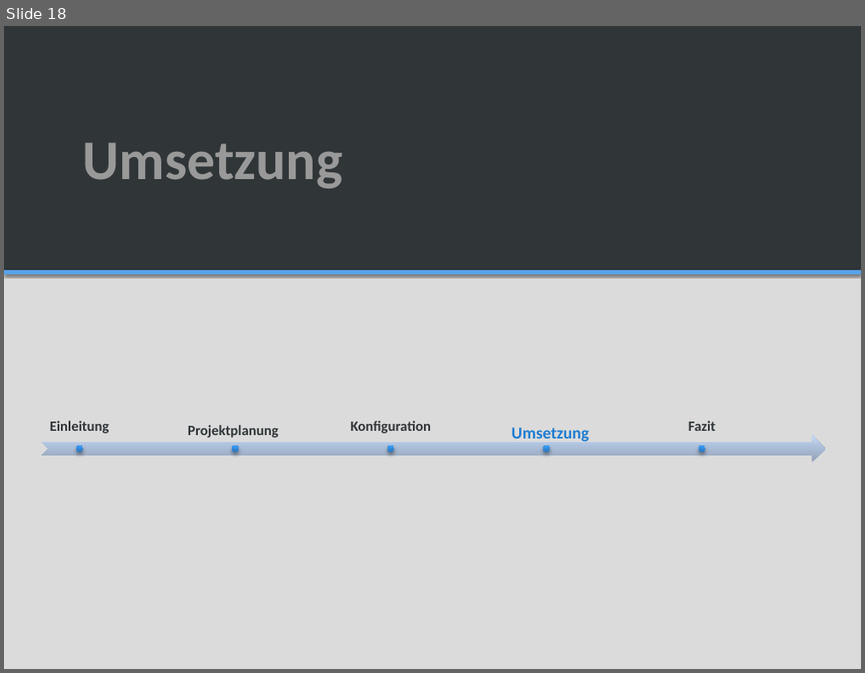
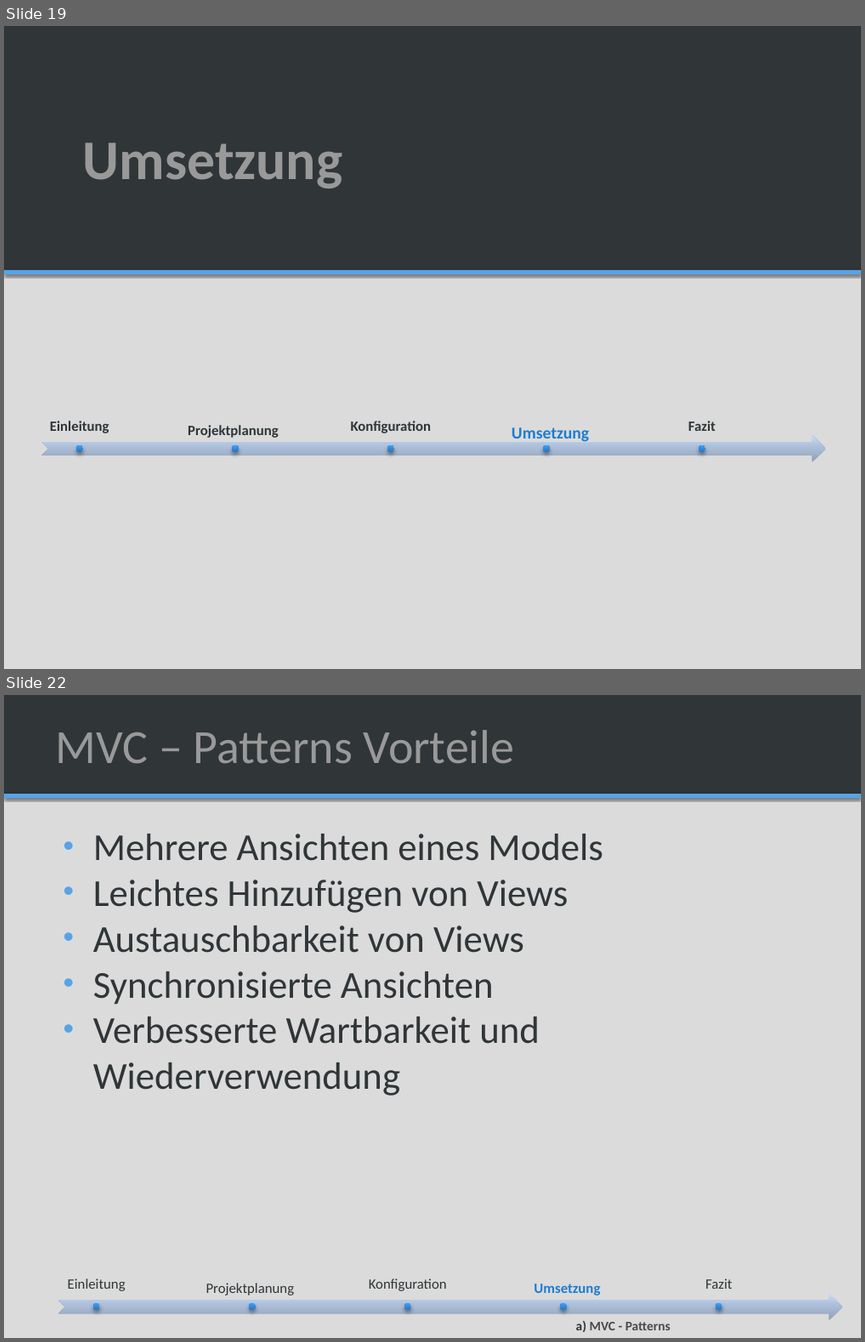
Before and after one commit to SAS-Systems/Unveiled-Documentation, a slide deck: Unveiled_MidtermPresentation_V1.0.pptx. Shown one above the other, each under a label of ours: slide 18 before the commit, slides 19 and 22 after it; the slides between them are not shown. The pictures are 865x673 and 865x1342 pixels, drawn with LibreOffice and Linux fonts; fonts in the diff are those of the drawing; background and template pictures are left out. Boxes give left, top, right and bottom in pixels: in the first picture for what was removed or moved away, otherwise in the second. Text is boxed around its words. In the diff, an @@ line names an element or a change of style, - is before the commit and + after.

```diff
--- a/Unveiled_MidtermPresentation_V1.0.pptx
+++ b/Unveiled_MidtermPresentation_V1.0.pptx
@@ slide 22 added at (x1=4, y1=695, x2=861, y2=1338), background #DBDBDB; not listed: 1 template element that a slide beside it also shows @@
@@ rectangle added at (x1=4, y1=695, x2=861, y2=794), fill #303538 @@
@@ title added at (x1=55, y1=730, x2=515, y2=763), 40 pt, text #999999 @@
+  MVC – Patterns Vorteile
@@ text added at (x1=93, y1=834, x2=603, y2=1095), 32 pt, text #303538 @@
+• Mehrere Ansichten eines Models
+• Leichtes Hinzufügen von Views
+• Austauschbarkeit von Views
+• Synchronisierte Ansichten
+• Verbesserte Wartbarkeit und Wiederverwendung
@@ group added at (x1=59, y1=1278, x2=843, y2=1320): 5 texts, 5 ellipses, 1 notched right arrow @@
+Einleitung
+Projektplanung
+Konfiguration
+Umsetzung
+Fazit
@@ text added at (x1=576, y1=1321, x2=670, y2=1332), 11 pt, text #4A4A4A, bold @@
+  a) MVC - Patterns
@@ what was slide 18 is now slide 19 @@
```
Also in this commit, not shown: 4 slides changed, 3 other slides added, 5 other files.
